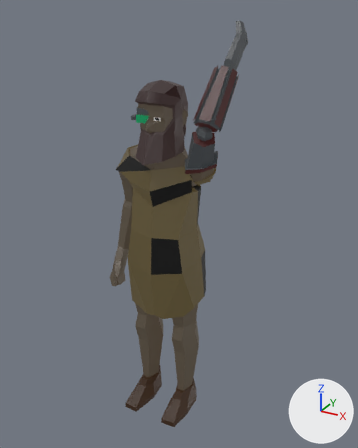
Two versions of the FBX model Assets/Models/Cyberman.fbx, one commit apart.
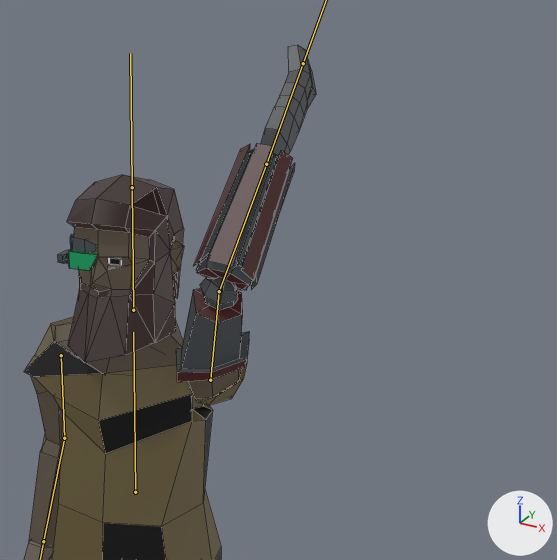
Each version appears first whole from a camera (50 mm lens) standing at (0.589, -0.99, 1.063) and looking at (0.029, 0.028, 0.554), and next in a close-up on the part from 29% to 100% of the width and 0% to 57% of the height. Every picture has the same lights, and +X, +Y and +Z are marked at lower right. Both versions are drawn at frame 15 of the action 'Armature|Work'; the numbers are the values there. The bones that bend it are drawn over the model as lines in the close-ups. The close-ups show mesh edges as thin lines.

In view in the first close-up: 'Cyberman_Mesh'.
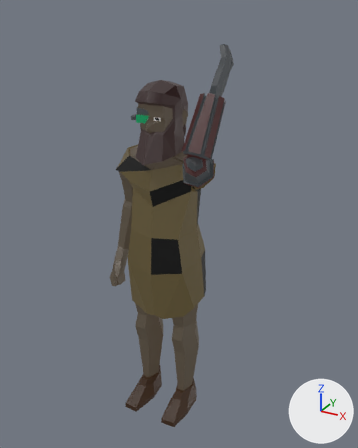
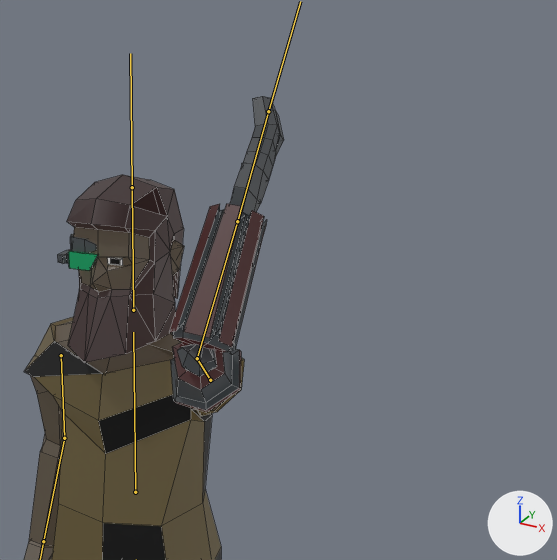
Where the change shows, as pixel boxes (x1, y1, x2, y2) in the close-ups (557 x 560 px):
'Cyberman_Mesh', posed
    before: (24, 44, 316, 560)
    after: (24, 96, 284, 560)
bone 'UpperArm.L', root to tip
    before: (210, 380) to (219, 291)
    after: (210, 380) to (197, 358)
bone 'LowerArm.L', root to tip
    before: (219, 291) to (266, 164)
    after: (197, 358) to (237, 221)

The edits, one by one:
Bone 'UpperArm.L' (bone_upperarm_l) turns from (153, 1, -109) to (122, -7, -113) degrees about its own x, y and z.
Bone 'LowerArm.L' (bone_lowerarm_l) turns from (58, 6, -10) to (85, 11, -12) degrees about its own x, y and z.
